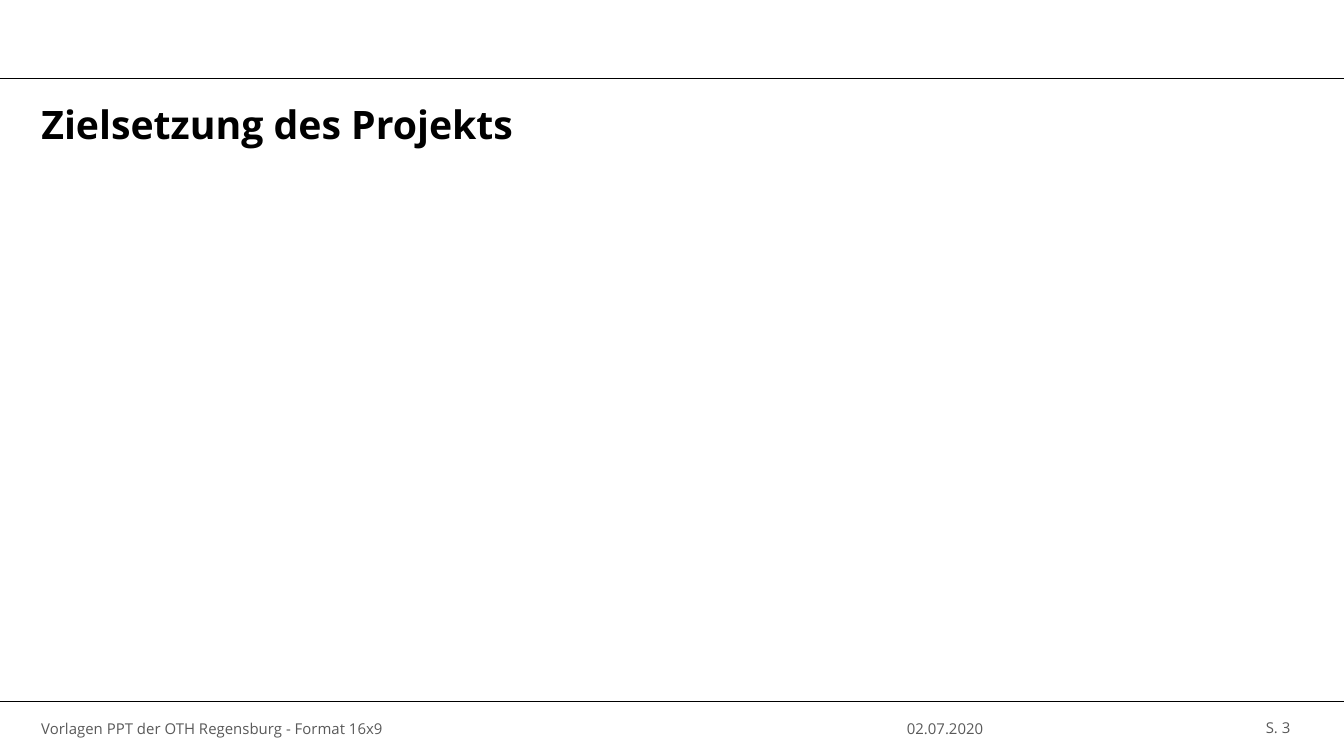
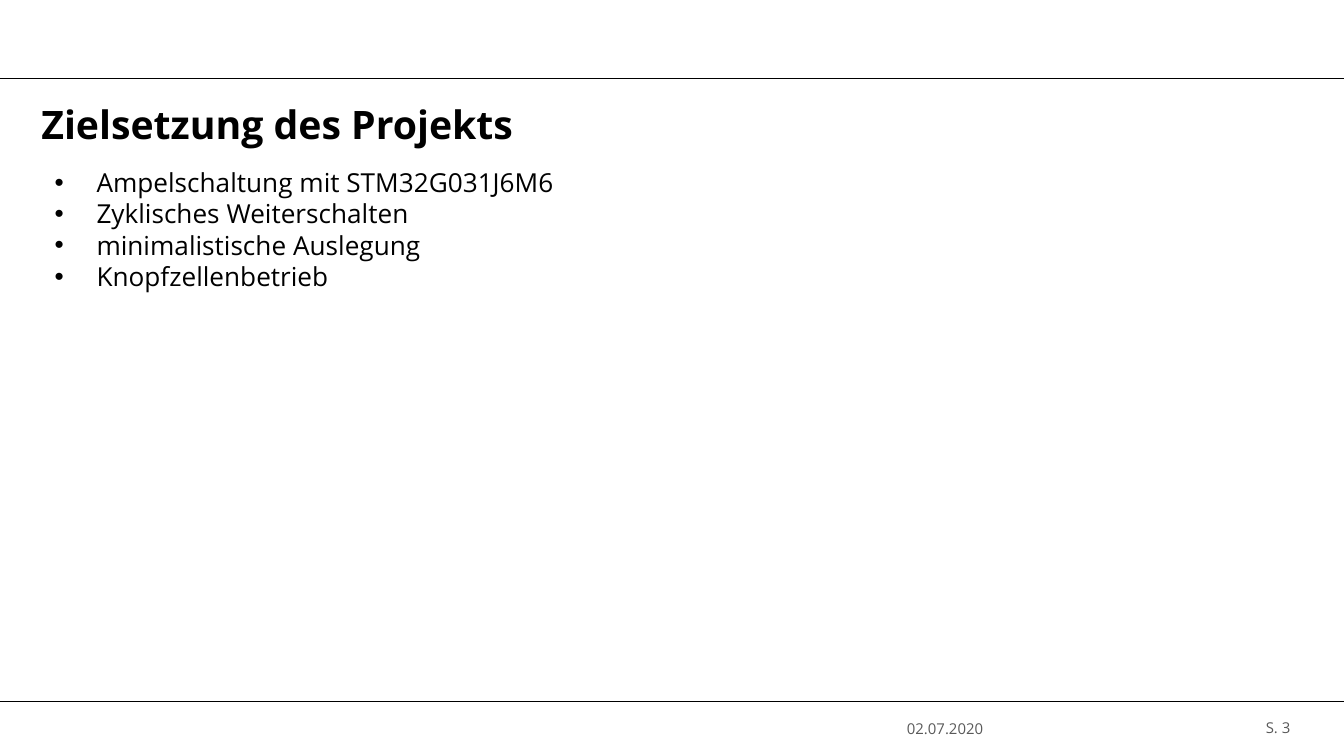
Before and after one commit to Typwithoutname/VMCB, a slide deck: slide 3 of Zwischenpräsentation/Zwischenpräsentation.pptx. Drawn at 1344x756 pixels with LibreOffice and Linux fonts; fonts in the diff are those of the drawing; background and template pictures are left out. Boxes give left, top, right and bottom in pixels: in the first picture for what was removed or moved away, otherwise in the second. Text is boxed around its words. In the diff, an @@ line names an element or a change of style, - is before the commit and + after.

```diff
--- a/Zwischenpräsentation/Zwischenpräsentation.pptx
+++ b/Zwischenpräsentation/Zwischenpräsentation.pptx
@@ text added at (97, 172, 553, 293), 14 pt, text #000000 @@
+• Ampelschaltung mit STM32G031J6M6
+• Zyklisches Weiterschalten
+• minimalistische Auslegung
+• Knopfzellenbetrieb
@@ text removed at (41, 722, 382, 738) @@
-Vorlagen PPT der OTH Regensburg - Format 16x9
```
Also in this commit, not shown: 4 other slides changed, 2 slides added.
